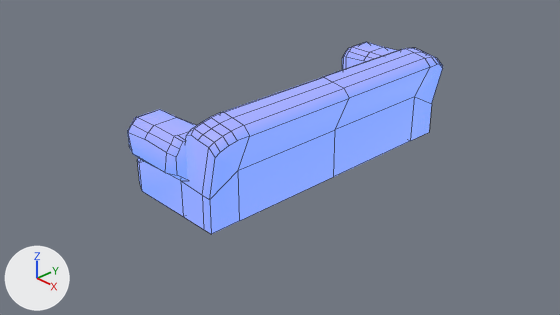
Before and after pictures for a commit that changed the Blender file maps/New styles/Dimensional/Andrea/2-seat Sofa UV.blend.
Before and after are seen from the file's camera 'Camera'. Arrows for +X, +Y and +Z are at lower left; the lights stay in place. Mesh edges are drawn as thin lines.

In view in the first picture: 'Couch.010'.
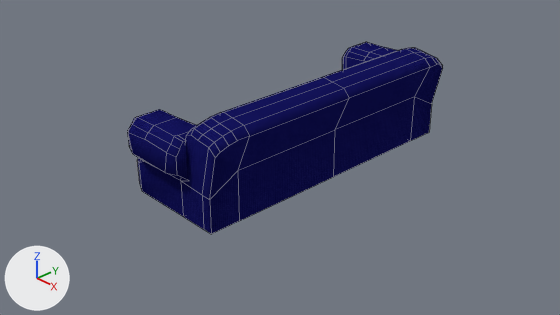
Where the change shows, as pixel boxes (x1, y1, x2, y2) in the pictures (560 x 315 px):
'Couch.010', recoloured
    both: (127, 42, 443, 234)

The edits, one by one:
Picture '2-seat Sofa Texture.png' (img_2_seat_sofa_texture_png) is new.
Material 'Material' (mat_material) is new.
Its texture is img_2_seat_sofa_texture_png.
Its specular ior level is 0.0.
me_cube_002 has 342 vertices, 302 faces and spans x -0.48..1.3, y -2.3..2.3, z -0.81..0.56.
me_cube_002 no longer uses material mat_uppolstery_brown (brown #8f563b).
me_cube_002 now uses material mat_material (picture img_2_seat_sofa_texture_png).
